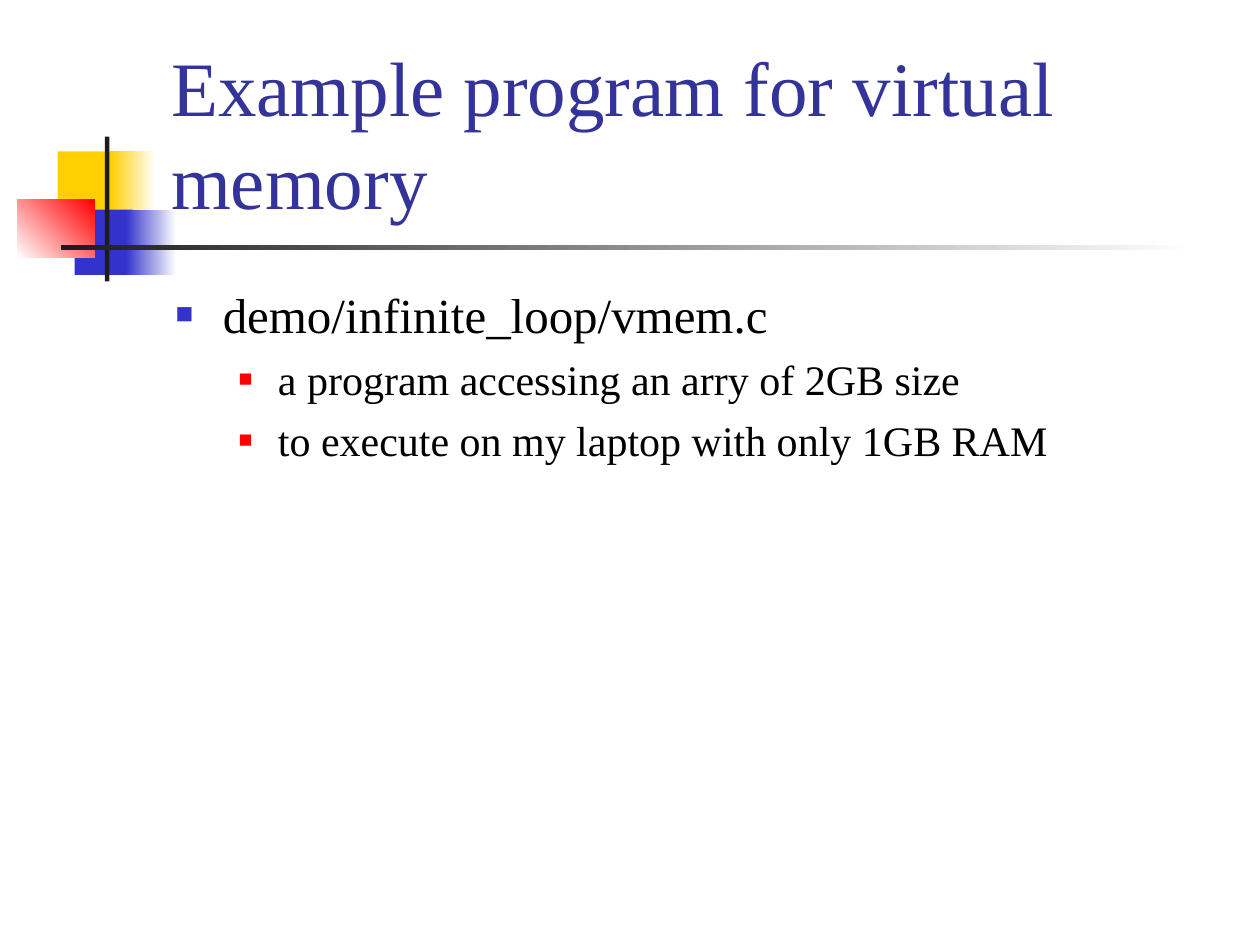
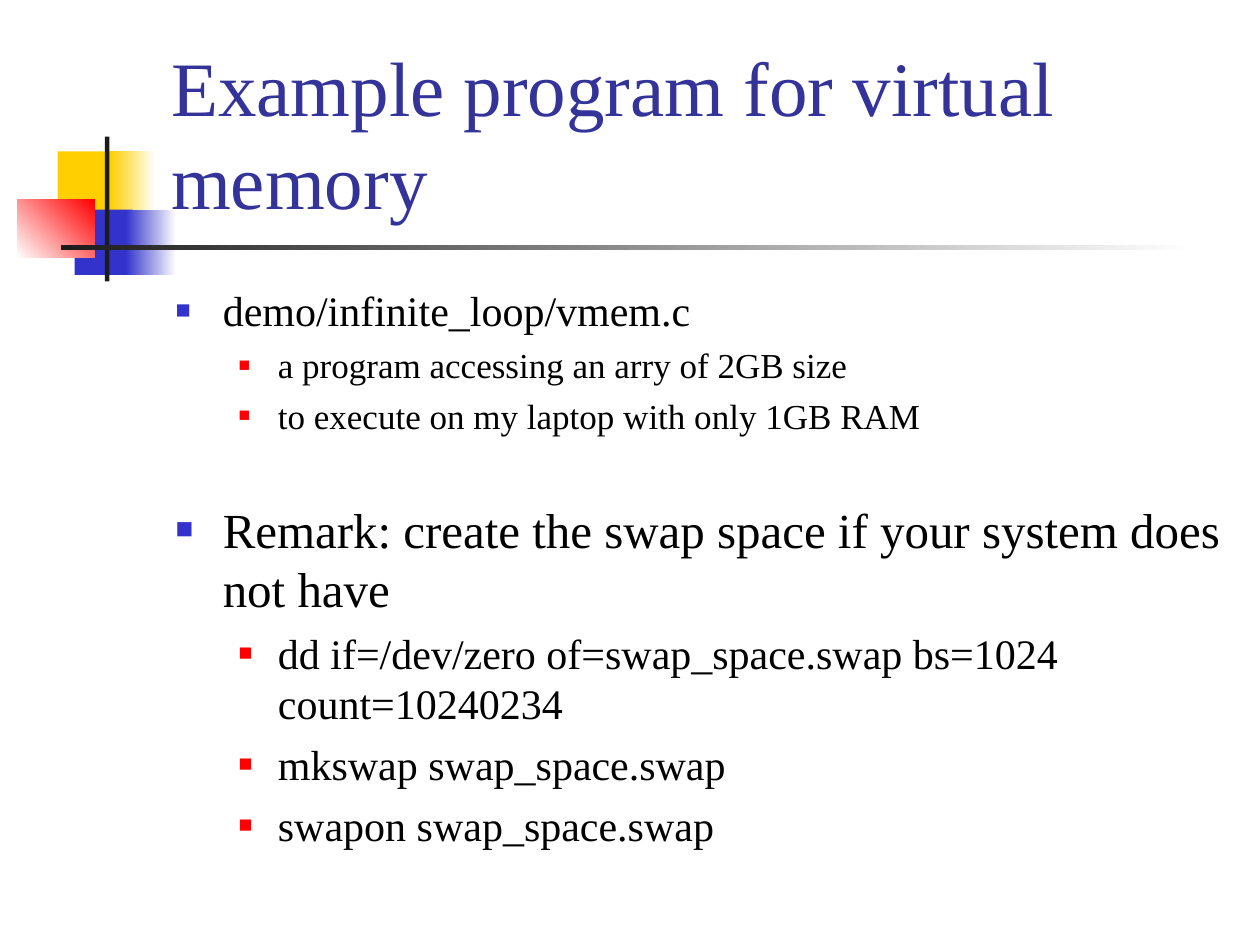
Before and after one commit to CGUSystemCourses/Unix-2015, a slide deck: slide 56 of Lectures/lec03-unix_arch/lec03-unix_arch.ppt. Drawn at 1260x945 pixels with LibreOffice and Linux fonts; fonts in the diff are those of the drawing. Boxes give left, top, right and bottom in pixels: in the first picture for what was removed or moved away, otherwise in the second. Text is boxed around its words. In the diff, an @@ line names an element or a change of style, - is before the commit and + after.

```diff
--- a/Lectures/lec03-unix_arch/lec03-unix_arch.ppt
+++ b/Lectures/lec03-unix_arch/lec03-unix_arch.ppt
@@ text at (223,296,920,436): size 28 to 24 pt in "demo/infinite_loop/vmem.c"; size 24 to 20 pt in "a program accessing an arry of 2GB ...", "to execute on my laptop with only ..."; less space between paragraphs @@
@@ text at (223,513,1220,850): paragraphs added @@
+■ Remark: create the swap space if your system does not have
+  ■ dd if=/dev/zero of=swap_space.swap bs=1024 count=10240234
+  ■ mkswap swap_space.swap
+  ■ swapon swap_space.swap
```
Also in this commit, not shown: 1 other slide changed.
